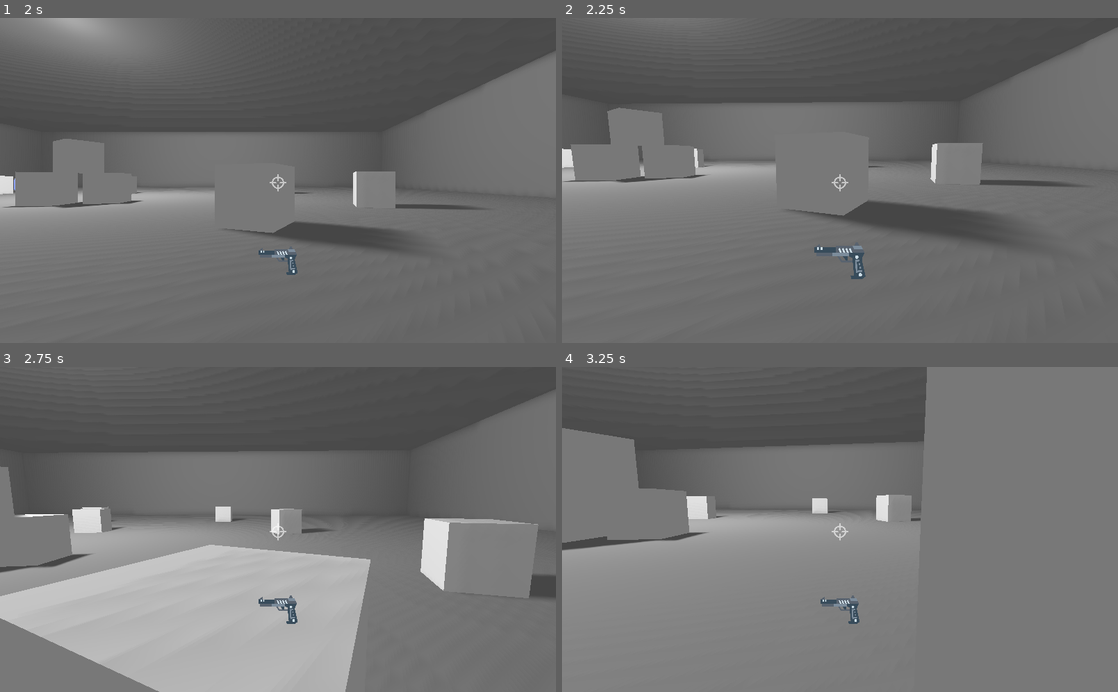
Above: before the commit, frames 1-4 (two rows, left to right).
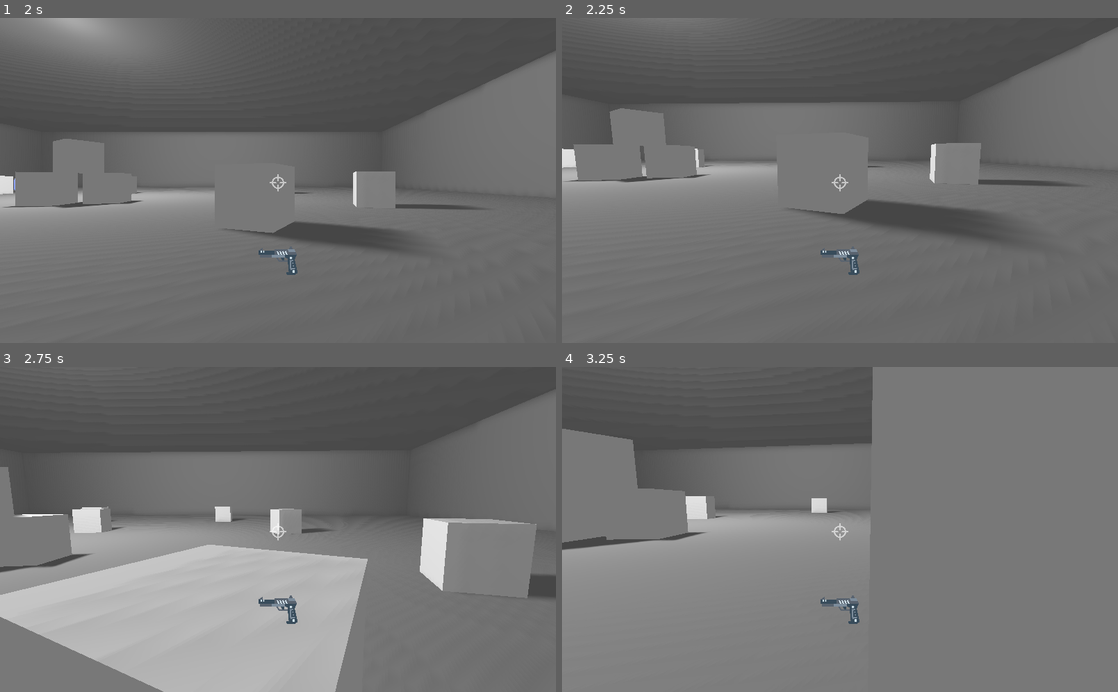
Above: after the commit, the same moments.

Repository: justinwash/duel-fps
Game: Godot game, scene res://game/game.tscn
Same seed, same stepped clock (60 frames per second), same inputs: the game is played once before the commit and once after it.
Inputs (mouse positions are in pixels of both pictures, inside the frame that each line leads up to):
- Up to frame 1 (2 s): click "Find Match" at 0.5 s; click "Practice Offline" at 1.25 s
- Up to frame 2 (2.25 s): tap Enter at 2 s; move the mouse to (867, 180) at 2.02 s; hold W (move_forwards) from 2.03 s (still down); click (867, 180) at 2.1 s
- Up to frame 3 (2.75 s): keep holding W (move_forwards); tap Space (jump) at 2.27, 2.3, 2.57 s
- Up to frame 4 (3.25 s): keep holding W (move_forwards); move the mouse to (812, 529) at 2.77 s; tap Space (jump) at 2.85, 3.02 s; click (812, 529) at 3.05 s

Frame 1 is identical in both runs. In frame 2, 0.7% of the frame differs, in the area x 0-96%, y 6-81%; in frame 3, 0.9%; in frame 4, 2.6%, in the area x 0-66%, y 0-57%.

Commit message:
separate idle and walk states on player

Diff:
--- a/player/player.gd
+++ b/player/player.gd
@@ -54,13 +54,16 @@
 
 func _input(event):
 	if is_master_or_player(1):
-		current_state.on_input(self, event)
+		if event is InputEventMouseMotion and Input.get_mouse_mode() == Input.MOUSE_MODE_CAPTURED:
+			rotation_helper.rotate_x(deg2rad(event.relative.y * MOUSE_SENSITIVITY * -1))
+			rotate_y(deg2rad(event.relative.x * MOUSE_SENSITIVITY * -1))
+
+			var camera_rot = rotation_helper.rotation_degrees
+			camera_rot.x = clamp(camera_rot.x, -70, 70)
+			rotation_helper.rotation_degrees = camera_rot
 
 puppet func set_pos(p_pos):
 	global_transform = p_pos
-
-func kill():
-	print('hit target. do dmg')
 
 func is_master_or_player(id):
 	if (get_tree().has_network_peer() and !is_network_master()) \
@@ -69,7 +72,7 @@
 	else:
 		return false
 
-func _change_state(state_name):
+func change_state(state_name):
 	current_state.exit()
 	current_state = states[state_name]
 	if current_state.has_method("ready"):
--- a/player/player.tscn
+++ b/player/player.tscn
@@ -1,9 +1,10 @@
-[gd_scene load_steps=13 format=2]
+[gd_scene load_steps=14 format=2]
 
 [ext_resource path="res://player/player.gd" type="Script" id=1]
 [ext_resource path="res://weapons/pistol/icon.svg" type="Texture" id=2]
 [ext_resource path="res://weapons/pistol/crosshair.svg" type="Texture" id=3]
 [ext_resource path="res://player/states/idle.gd" type="Script" id=4]
+[ext_resource path="res://player/states/walk.gd" type="Script" id=5]
 
 [sub_resource type="Animation" id=1]
 resource_name = "shoot"
@@ -64,6 +65,7 @@
 script = ExtResource( 4 )
 
 [node name="Walk" type="Node" parent="States"]
+script = ExtResource( 5 )
 
 [node name="Jump" type="Node" parent="States"]
 
--- a/player/states/idle.gd
+++ b/player/states/idle.gd
@@ -3,58 +3,23 @@
 signal change_state
 
 func enter(player):
+	print("entered state idle")
+
+func ready(player):
 	pass
 
-func ready(player):
-	pass # Replace with function body.
-
 func update(player, delta):
-	process_input(player, delta)
+	if Input.is_action_pressed("move_forwards") or \
+	Input.is_action_pressed("move_backwards") or \
+	Input.is_action_pressed("move_left") or \
+	Input.is_action_pressed("move_right"):
+		player.change_state("walk")
 
 func physics_update(player, delta):
 	process_movement(player, delta)
 
-func on_input(player, event):
-	if event is InputEventMouseMotion and Input.get_mouse_mode() == Input.MOUSE_MODE_CAPTURED:
-		player.rotation_helper.rotate_x(deg2rad(event.relative.y * player.MOUSE_SENSITIVITY * -1))
-		player.rotate_y(deg2rad(event.relative.x * player.MOUSE_SENSITIVITY * -1))
-
-		var camera_rot = player.rotation_helper.rotation_degrees
-		camera_rot.x = clamp(camera_rot.x, -70, 70)
-		player.rotation_helper.rotation_degrees = camera_rot
-
 func process_input(player, delta):
-	# walking
-	player.dir = Vector3()
-	var cam_xform = player.camera.get_global_transform()
-
-	var input_movement_vector = Vector2()
-
-	if Input.is_action_pressed("move_forwards"):
-		input_movement_vector.y += 1
-	if Input.is_action_pressed("move_backwards"):
-		input_movement_vector.y -= 1
-	if Input.is_action_pressed("move_left"):
-		input_movement_vector.x -= 1
-	if Input.is_action_pressed("move_right"):
-		input_movement_vector.x += 1
-
-	input_movement_vector = input_movement_vector.normalized()
-
-	player.dir += -cam_xform.basis.z * input_movement_vector.y
-	player.dir += cam_xform.basis.x * input_movement_vector.x
-
-	# jumping
-	if player.is_on_floor():
-		if Input.is_action_just_pressed("jump"):
-			player.vel.y = player.JUMP_SPEED
-
-	# shooting
-	if Input.is_action_just_pressed("shoot") and !player.anim.is_playing():
-		player.anim.play("shoot")
-		var coll = player.raycast.get_collider()
-		if player.raycast.is_colliding() and coll.has_method("kill"):
-			coll.kill()
+	pass
 
 func process_movement(player, delta):
 	player.dir.y = 0
@@ -78,3 +43,6 @@
 	player.vel.x = hvel.x
 	player.vel.z = hvel.z
 	player.vel = player.move_and_slide(player.vel, Vector3(0, 1, 0), 0.05, 4, deg2rad(player.MAX_SLOPE_ANGLE))
+
+func exit():
+	pass
--- /dev/null
+++ b/player/states/walk.gd
@@ -0,0 +1,73 @@
+extends Node
+
+signal change_state
+
+func enter(player):
+	print("entered state walk")
+
+func ready(player):
+	pass
+
+func update(player, delta):
+	process_input(player, delta)
+
+func physics_update(player, delta):
+	process_movement(player, delta)
+
+func process_input(player, delta):
+	if !(Input.is_action_pressed("move_forwards") or \
+	Input.is_action_pressed("move_backwards") or \
+	Input.is_action_pressed("move_left") or \
+	Input.is_action_pressed("move_right")):
+		player.change_state("idle")
+# i hate this is there a better way?
+
+	player.dir = Vector3()
+	var cam_xform = player.camera.get_global_transform()
+
+	var input_movement_vector = Vector2()
+
+	if Input.is_action_pressed("move_forwards"):
+		input_movement_vector.y += 1
+	if Input.is_action_pressed("move_backwards"):
+		input_movement_vector.y -= 1
+	if Input.is_action_pressed("move_left"):
+		input_movement_vector.x -= 1
+	if Input.is_action_pressed("move_right"):
+		input_movement_vector.x += 1
+
+	input_movement_vector = input_movement_vector.normalized()
+
+	player.dir += -cam_xform.basis.z * input_movement_vector.y
+	player.dir += cam_xform.basis.x * input_movement_vector.x
+
+	# jumping
+	if player.is_on_floor():
+		if Input.is_action_just_pressed("jump"):
+			player.vel.y = player.JUMP_SPEED
+
+func process_movement(player, delta):
+	player.dir.y = 0
+	player.dir = player.dir.normalized()
+
+	player.vel.y += delta * player.GRAVITY * 1.1
+
+	var hvel = player.vel
+	hvel.y = 0
+
+	var target = player.dir
+	target *= player.MAX_SPEED
+
+	var accel
+	if player.dir.dot(hvel) > 0:
+		accel = player.ACCEL
+	else:
+		accel = player.DEACCEL
+
+	hvel = hvel.linear_interpolate(target, accel * delta)
+	player.vel.x = hvel.x
+	player.vel.z = hvel.z
+	player.vel = player.move_and_slide(player.vel, Vector3(0, 1, 0), 0.05, 4, deg2rad(player.MAX_SLOPE_ANGLE))
+
+func exit():
+	pass
